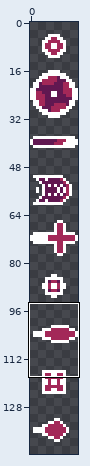
Pixel-art file: res/sprites/wip/bullets.ase. Above, an overview of the earlier version with the close-up marked.
Close-up. First the earlier version:
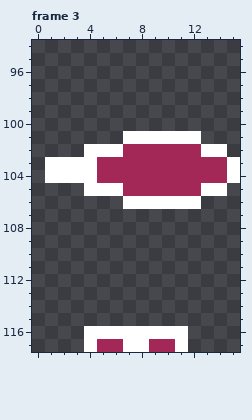
16x144 pixels, 3 frames. Shown: frame 3: x 0..15, y 94..117.
New version:
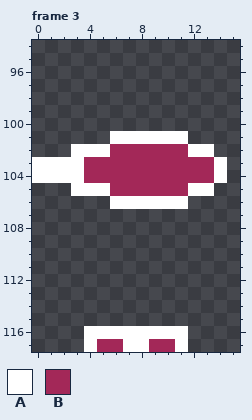
Palette (. is transparent): A #ffffff  B #a32858
Change:
Frame 3:
y 101: x 6 . -> A; x 12 A -> .
y 102: x 3 . -> A; x 6 A -> B; x 12 B -> A; x 14 A -> .
y 103..104: x 0 . -> A; x 4 A -> B; x 14..15 BA -> A.
y 105: x 3 . -> A; x 6 A -> B; x 12 B -> A; x 14 A -> .
y 106: x 6 . -> A; x 12 A -> .
Boxes around the changes in both close-ups, in picture pixels (x1, y1, x2, y2):
changed: (32, 131, 123, 209)
changed: (188, 131, 240, 209)
